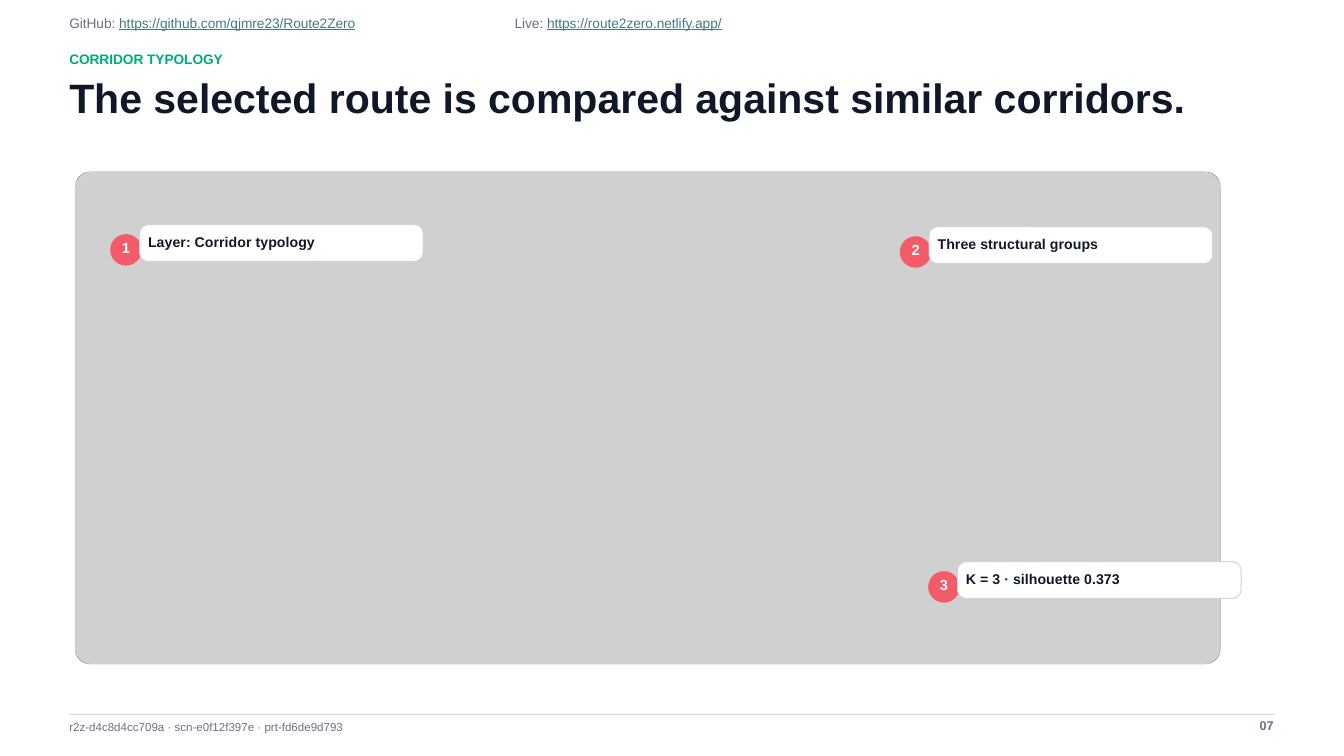
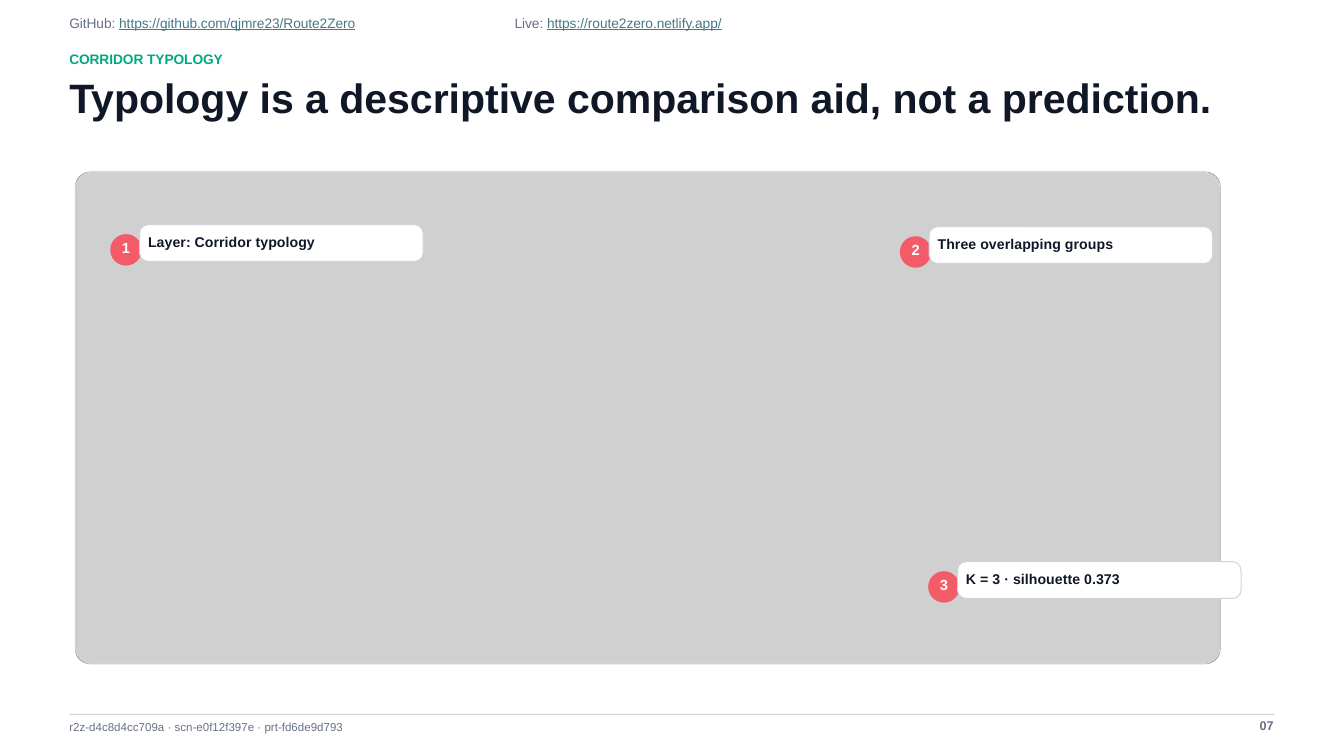
Before and after one commit to qjmre23/Route2Zero, a slide deck: slide 7 of output/submission/Route2Zero_Prototype_Demonstration.pptx. Drawn at 1344x756 pixels with LibreOffice and Linux fonts; fonts in the diff are those of the drawing; grey boxes stand for pictures. Boxes give left, top, right and bottom in pixels: in the first picture for what was removed or moved away, otherwise in the second. Text is boxed around its words. In the diff, an @@ line names an element or a change of style, - is before the commit and + after.

```diff
--- a/output/submission/Route2Zero_Prototype_Demonstration.pptx
+++ b/output/submission/Route2Zero_Prototype_Demonstration.pptx
@@ text at (x1=69, y1=83, x2=1211, y2=122): text changed @@
-The selected route is compared against similar corridors.
+Typology is a descriptive comparison aid, not a prediction.
@@ text at (x1=938, y1=238, x2=1113, y2=252): text changed @@
-Three structural groups
+Three overlapping groups
```
Also in this commit, not shown: 6 other slides changed, 59 other files.
